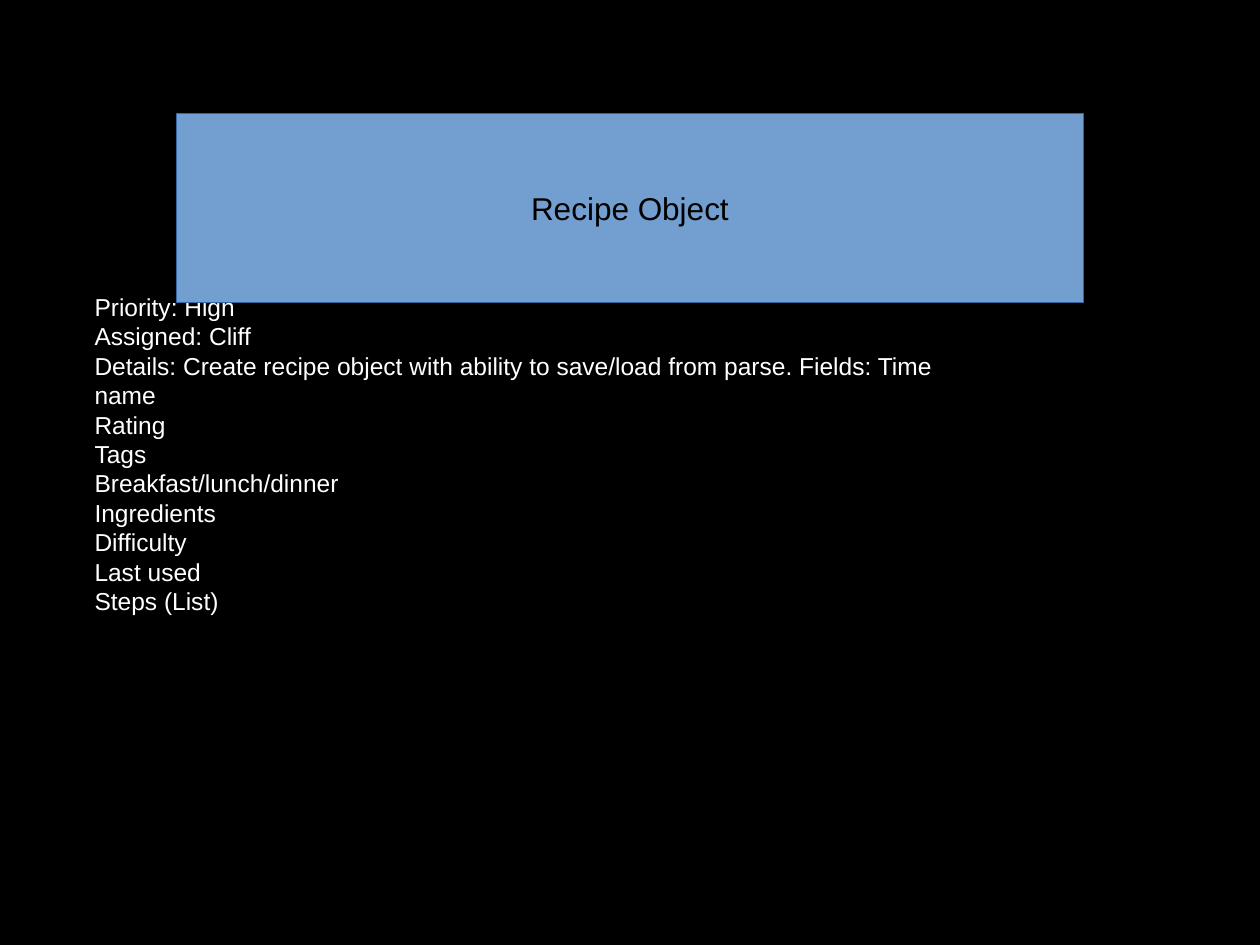
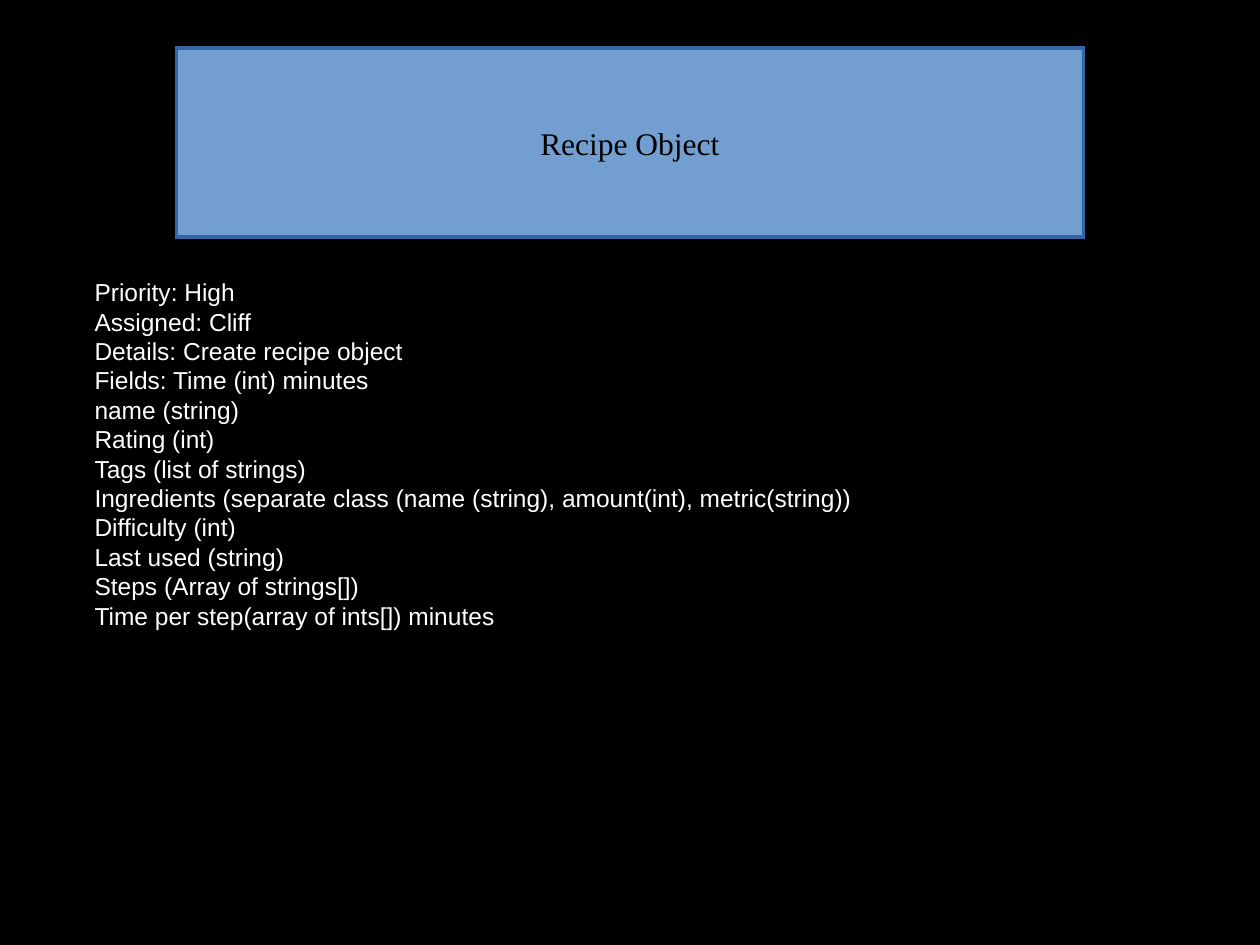
Before and after one commit to ucsdCSE110wi16/CSE110M240T7, a slide deck: slide 15 of CSE-110-Project-Cookbook.odp. Drawn at 1260x945 pixels with LibreOffice and Linux fonts; fonts in the diff are those of the drawing. Boxes give left, top, right and bottom in pixels: in the first picture for what was removed or moved away, otherwise in the second. Text is boxed around its words. In the diff, an @@ line names an element or a change of style, - is before the commit and + after.

Commit message:
Recipe object changed
added parameters and specification to recipe class

```diff
--- a/CSE-110-Project-Cookbook.odp
+++ b/CSE-110-Project-Cookbook.odp
@@ freeform shape added at bbox=[176, 48, 1084, 237], fill #729FCF, outline #3465A4 2.01 pt, 18 pt, text #000000 @@
+Recipe Object
@@ rectangle removed at bbox=[176, 113, 1084, 302] @@
-Recipe Object
@@ title at bbox=[94, 283, 851, 630]: text changed @@
-Priority: High
-Assigned: Cliff
-Details: Create recipe object with ability to save/load from parse. Fields: Time
-name
-Rating
-Tags
-Breakfast/lunch/dinner
-Ingredients
-Difficulty
-Last used
-Steps (List)
+Priority: High
+Assigned: Cliff
+Details: Create recipe object
+Fields: Time (int) minutes
+name (string)
+Rating (int)
+Tags (list of strings)
+Ingredients (separate class (name (string), amount(int), metric(string))
+Difficulty (int)
+Last used (string)
+Steps (Array of strings[])
+Time per step(array of ints[]) minutes
```
Also in this commit, not shown: 6 other slides changed.
